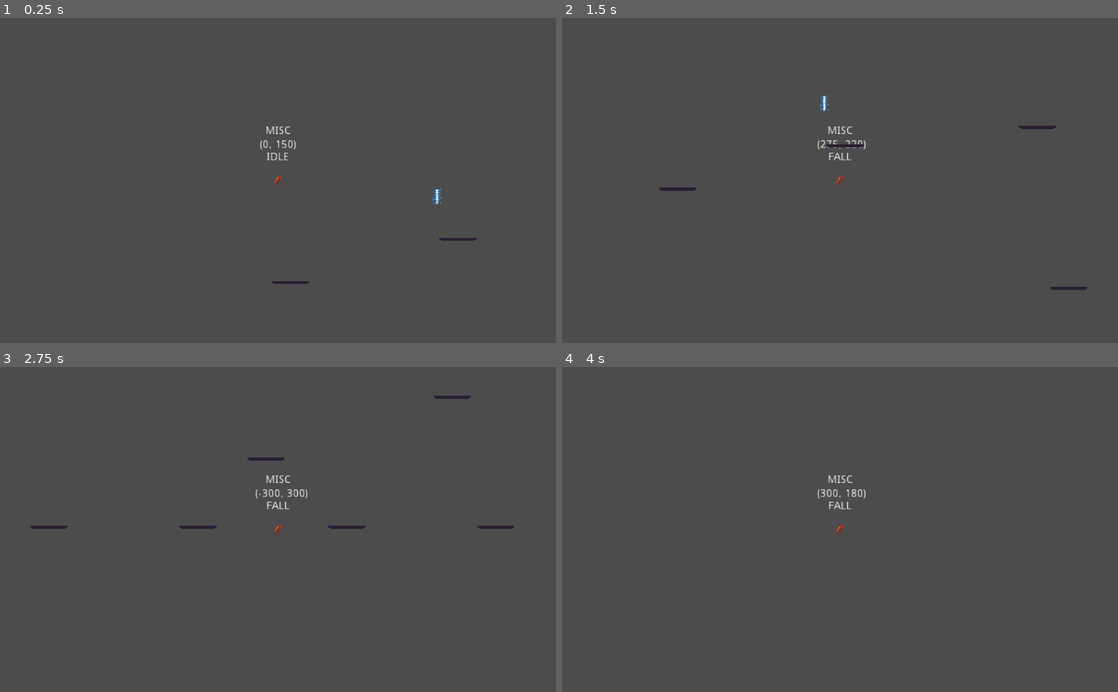
Above: before the commit, frames 1-4 (two rows, left to right).
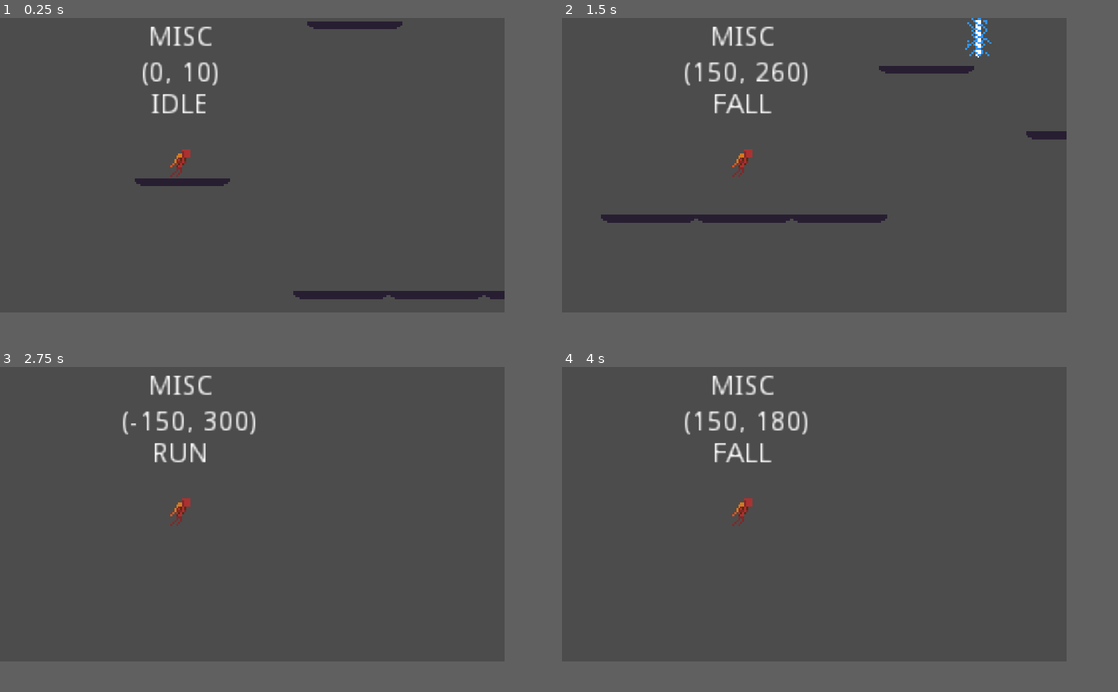
Above: after the commit, the same moments.

Repository: Wes-Ray/Jetpack-Jaywalker
Game: Godot game, scene res://Main.tscn
Two runs of this game, one before a commit and one after it. Both use one fixed random seed, a clock stepped at 60 frames per second and the inputs below.
Inputs:
- Up to frame 1 (0.25 s): no input
- Up to frame 2 (1.5 s): hold D (move_right) from 0.53 s (still down); tap Space (move_jump) at 0.77 s
- Up to frame 3 (2.75 s): tap Space (move_jump) at 1.52 s; release D (move_right) at 2.03 s; hold A (move_left) from 2.03 s (still down)
- Up to frame 4 (4 s): release A (move_left) at 2.78 s; hold D (move_right) from 2.78 s (still down); tap Space (move_jump) at 3.02, 3.77 s
In our replay, the window is 800x468 before the commit and 726x424 after it. These sizes can differ from the game's own. Grey fills any space a smaller window leaves; there, only what the larger window draws over its background counts as a difference.

The runs differ from the first frame. In frame 1, 3.1% of the frame differs, in the area x 24-91%, y 1-87%; in frame 2, 3.8%, in the area x 7-95%, y 0-84%; in frame 3, 1.9%; in frame 4, 1.5%.

Commit message:
downscale collision shapes, camera and physics

Diff:
--- a/Main.tscn
+++ b/Main.tscn
@@ -7,43 +7,28 @@
 [node name="Main" type="Node2D"]
 
 [node name="Player" parent="." instance=ExtResource( 2 )]
-position = Vector2( 104, 144 )
+position = Vector2( 13, 131 )
 
 [node name="Platform" parent="." instance=ExtResource( 1 )]
-position = Vector2( 120, 296 )
+position = Vector2( 14, 145 )
 
 [node name="Platform10" parent="." instance=ExtResource( 1 )]
-position = Vector2( 384, 504 )
+position = Vector2( 101, 66 )
 
 [node name="Platform11" parent="." instance=ExtResource( 1 )]
-position = Vector2( 624, 424 )
+position = Vector2( 94, 202 )
+
+[node name="Platform13" parent="." instance=ExtResource( 1 )]
+position = Vector2( 234, 127 )
+
+[node name="Platform14" parent="." instance=ExtResource( 1 )]
+position = Vector2( 308, 160 )
 
 [node name="Platform12" parent="." instance=ExtResource( 1 )]
-position = Vector2( 904, 296 )
+position = Vector2( 142, 202 )
 
 [node name="Platform2" parent="." instance=ExtResource( 1 )]
-position = Vector2( 336, 240 )
-
-[node name="Platform3" parent="." instance=ExtResource( 1 )]
-position = Vector2( 584, 216 )
-
-[node name="Platform4" parent="." instance=ExtResource( 1 )]
-position = Vector2( 104, 592 )
-
-[node name="Platform5" parent="." instance=ExtResource( 1 )]
-position = Vector2( 296, 592 )
-
-[node name="Platform6" parent="." instance=ExtResource( 1 )]
-position = Vector2( 488, 592 )
-
-[node name="Platform7" parent="." instance=ExtResource( 1 )]
-position = Vector2( 680, 592 )
-
-[node name="Platform8" parent="." instance=ExtResource( 1 )]
-position = Vector2( 872, 592 )
-
-[node name="Platform9" parent="." instance=ExtResource( 1 )]
-position = Vector2( 1064, 592 )
+position = Vector2( 190, 202 )
 
 [node name="Zap" parent="." instance=ExtResource( 3 )]
-position = Vector2( 309, 185 )
+position = Vector2( 260, 111 )
--- a/Player/Player.gd
+++ b/Player/Player.gd
@@ -5,13 +5,13 @@
 export var max_fall_speed := 300.0
 #export var friction_strength := 25.0  # not used right now, friction is based on walk_force
 
-export var walk_force := 25.0
-export var max_walk_speed := 300.0
+export var walk_force := 12.0
+export var max_walk_speed := 150.0
 
-export var jump_strength := 200.0
+export var jump_strength := 150.0
 
 export var jet_pack_fuel_duration := 1.5
-export var max_jetpack_speed := 200.0
+export var max_jetpack_speed := 100.0
 export var jet_pack_thrust_strength := 60.0
 
 var velocity := Vector2.ZERO
--- a/Player/Player.tscn
+++ b/Player/Player.tscn
@@ -4,6 +4,8 @@
 [ext_resource path="res://Player/jetpacker.png" type="Texture" id=2]
 
 [sub_resource type="CapsuleShape2D" id=1]
+radius = 3.0
+height = 7.0
 
 [node name="Player" type="KinematicBody2D"]
 script = ExtResource( 1 )
@@ -14,6 +16,7 @@
 [node name="Camera2D" type="Camera2D" parent="."]
 current = true
 zoom = Vector2( 0.7, 0.7 )
+offset_h = 1.0
 
 [node name="debug_state_label" type="Label" parent="."]
 margin_left = -20.0
@@ -40,5 +43,6 @@
 align = 1
 
 [node name="Sprite" type="Sprite" parent="."]
+position = Vector2( 0, -2 )
 texture = ExtResource( 2 )
 hframes = 2
--- a/Zap/Zap.tscn
+++ b/Zap/Zap.tscn
@@ -4,6 +4,8 @@
 [ext_resource path="res://Zap/Zap.gd" type="Script" id=2]
 
 [sub_resource type="CapsuleShape2D" id=1]
+radius = 6.0
+height = 12.0
 
 [sub_resource type="Animation" id=2]
 resource_name = "idle"
--- a/project.godot
+++ b/project.godot
@@ -13,6 +13,14 @@
 config/name="Jetpack Jaywalker"
 run/main_scene="res://Main.tscn"
 config/icon="res://icon.png"
+
+[display]
+
+window/size/width=363
+window/size/height=212
+window/size/test_width=1024
+window/size/test_height=600
+window/stretch/mode="2d"
 
 [gui]
 
